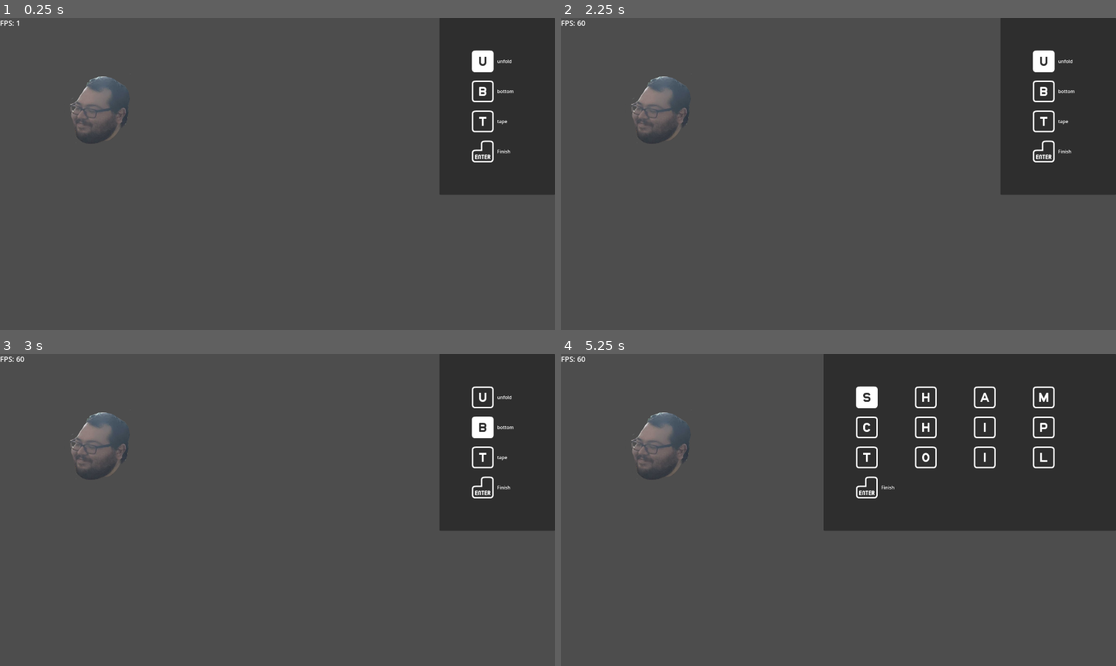
Above: before the commit, frames 1-4 (two rows, left to right).
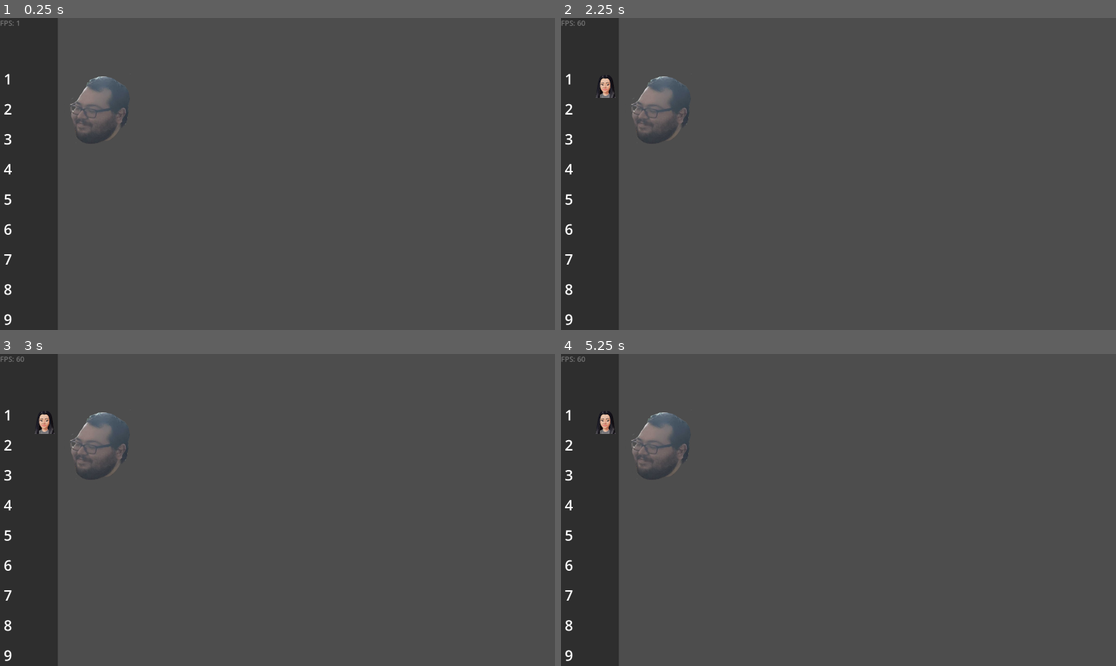
Above: after the commit, the same moments.

Repository: gabeochoa/prime_pressure
Game: Godot game, scene res://scenes/levels/level.tscn
Same seed, same stepped clock (60 frames per second), same inputs: the game is played once before the commit and once after it.
Inputs (mouse positions are in pixels of both pictures, inside the frame that each line leads up to):
- Up to frame 1 (0.25 s): no input
- Up to frame 2 (2.25 s): tap Enter at 0.5, 0.6 s; move the mouse to (882, 127) at 0.52 s; click (882, 127) at 0.67 s; move the mouse to (1060, 61) at 1.27 s; hold A 1.28-2.03 s; tap F at 1.35 s; click (1060, 61) at 1.42 s; tap Space at 2 s; move the mouse to (1060, 92) at 2.02 s; tap Z at 2.1 s; click (1060, 92) at 2.17 s
- Up to frame 3 (3 s): tap Enter at 2.75 s; move the mouse to (499, 456) at 2.77 s; tap U at 2.85 s; click (499, 456) at 2.92 s
- Up to frame 4 (5.25 s): tap Space at 3.5, 5 s; move the mouse to (1060, 397) at 3.52 s; hold A from 3.53 s (still down); tap B at 3.6 s; click (1060, 397) at 3.67 s; tap Enter at 4.25, 5.1 s; tap T at 4.35 s; click (1060, 397) at 4.42 s; click (1060, 397) at 5.17 s

The runs differ from the first frame. In frame 1, 22% of the frame differs, in the area x 0-100%, y 0-100%; in frame 2, 22%; in frame 3, 22%; in frame 4, 40%.

Commit message:
add order queue

Diff:
--- a/order_data.gd
+++ /dev/null
@@ -1,60 +0,0 @@
-class_name OrderData
-
-enum State {
-	New,
-	Procure,
-	Pack,
-	Ship,
-}
-
-enum ItemType {
-	Shampoo,
-	Chips,
-	ToiletPaper
-}
-
-static var items: Dictionary = {
-	ItemType.Shampoo: {
-		"en_name": "Shampoo",
-		"keys": "SHAM"
-	},
-	ItemType.Chips: {
-		"en_name": "Chips",
-		"keys": "CHIP"
-	},
-	ItemType.ToiletPaper: {
-		"en_name": "Toilet Paper",
-		"keys": "TOIL"
-	}
-}
-
-class Item:
-	var type: ItemType
-	var amount: int
-
-	func set_type(t: ItemType):
-		type = t
-		return self
-
-	func set_amount(amt: int):
-		amount = amt
-		return self
-
-var order_items: Array[Item]
-
-func get_items():
-	return order_items
-
-func set_items(items: Array[Item]) -> OrderData:
-	order_items = items
-	return self
-
-
-static func make_example_order() -> OrderData:
-	var example_order: Array[Item]= [
-		Item.new().set_type(ItemType.Shampoo).set_amount(1),
-		Item.new().set_type(ItemType.Chips).set_amount(2),
-		Item.new().set_type(ItemType.ToiletPaper).set_amount(10)
-	]
-	example_order.shuffle()
-	return OrderData.new().set_items(example_order)
--- a/scenes/levels/level.tscn
+++ b/scenes/levels/level.tscn
@@ -1,10 +1,12 @@
-[gd_scene load_steps=6 format=3 uid="uid://is7vjtxo3drv"]
+[gd_scene load_steps=8 format=3 uid="uid://is7vjtxo3drv"]
 
 [ext_resource type="Script" path="res://scripts/level.gd" id="1_sc7le"]
 [ext_resource type="Script" path="res://scripts/sophie.gd" id="2_2k81c"]
 [ext_resource type="PackedScene" uid="uid://b5o3tgfdgtldw" path="res://scenes/player.tscn" id="2_el2g4"]
 [ext_resource type="PackedScene" uid="uid://dphqnxcitwuq3" path="res://scenes/levels/fps_layer.tscn" id="5_70lhp"]
+[ext_resource type="PackedScene" uid="uid://drggxaxtuv255" path="res://scenes/order_queue_item.tscn" id="6_bo4rf"]
 [ext_resource type="PackedScene" uid="uid://2ewk74lau0jq" path="res://scenes/action_label.tscn" id="7_0c7d6"]
+[ext_resource type="PackedScene" uid="uid://bkh8fae2gm2hs" path="res://scenes/top_spacer.tscn" id="7_8tg4x"]
 
 [node name="Level" type="Node2D"]
 script = ExtResource("1_sc7le")
@@ -15,6 +17,12 @@
 [node name="sophie" type="Node2D" parent="."]
 script = ExtResource("2_2k81c")
 action_label_scene = ExtResource("7_0c7d6")
+order_queue_item_scene = ExtResource("6_bo4rf")
+order_queue_top_spacer_scene = ExtResource("7_8tg4x")
+
+[node name="Timer" type="Timer" parent="sophie"]
+wait_time = 2.0
+one_shot = true
 
 [node name="CanvasLayer" type="CanvasLayer" parent="."]
 
@@ -56,3 +64,21 @@
 layout_mode = 2
 size_flags_horizontal = 8
 size_flags_vertical = 4
+
+[node name="VBoxContainer2" type="VBoxContainer" parent="CanvasLayer"]
+custom_minimum_size = Vector2(200, 200)
+anchors_preset = 9
+anchor_bottom = 1.0
+grow_vertical = 2
+size_flags_horizontal = 0
+size_flags_vertical = 3
+
+[node name="PanelContainer" type="PanelContainer" parent="CanvasLayer/VBoxContainer2"]
+layout_mode = 2
+size_flags_vertical = 3
+
+[node name="OrderQueueGrid" type="GridContainer" parent="CanvasLayer/VBoxContainer2/PanelContainer"]
+unique_name_in_owner = true
+layout_mode = 2
+
+[connection signal="timeout" from="sophie/Timer" to="sophie" method="_on_timer_timeout"]
--- /dev/null
+++ b/scenes/order_queue_item.gd
@@ -0,0 +1,29 @@
+class_name OrderQueueItem extends Control
+
+@onready var action_label = %ActionLabel
+@onready var state_icon = %StateIcon
+
+
+var label: String = ""
+var icon: Texture2D= null
+
+func with_data(name: String, label: String, icon: Texture2D) -> OrderQueueItem :
+	self.name = name
+	self.label = label
+	self.icon= icon
+	return self
+
+# Called when the node enters the scene tree for the first time.
+func _ready():
+	update_ui()
+
+func update_ui():
+	#print("update action label ui ", data.name)
+	set_custom_minimum_size(Vector2(200, 100))
+	if icon != null:
+		state_icon.add_image(icon, 100, 100)
+	action_label.add_text(label)
+
+# Called every frame. 'delta' is the elapsed time since the previous frame.
+func _process(_delta):
+	pass
--- /dev/null
+++ b/scenes/order_queue_item.tscn
@@ -0,0 +1,35 @@
+[gd_scene load_steps=3 format=3 uid="uid://drggxaxtuv255"]
+
+[ext_resource type="Script" path="res://scenes/order_queue_item.gd" id="1_7li84"]
+
+[sub_resource type="Theme" id="Theme_yl7jh"]
+
+[node name="OrderQueueItem" type="Control"]
+custom_minimum_size = Vector2(2.08165e-12, 100)
+layout_mode = 3
+anchors_preset = 0
+size_flags_horizontal = 3
+size_flags_vertical = 0
+script = ExtResource("1_7li84")
+
+[node name="HBoxContainer" type="HBoxContainer" parent="."]
+layout_mode = 1
+anchors_preset = 15
+anchor_right = 1.0
+anchor_bottom = 1.0
+grow_horizontal = 2
+grow_vertical = 2
+
+[node name="ActionLabel" type="RichTextLabel" parent="HBoxContainer"]
+unique_name_in_owner = true
+layout_mode = 2
+size_flags_horizontal = 3
+theme = SubResource("Theme_yl7jh")
+theme_override_font_sizes/normal_font_size = 50
+bbcode_enabled = true
+text = " "
+
+[node name="StateIcon" type="RichTextLabel" parent="HBoxContainer"]
+unique_name_in_owner = true
+layout_mode = 2
+size_flags_horizontal = 3
--- /dev/null
+++ b/scenes/top_spacer.tscn
@@ -0,0 +1,7 @@
+[gd_scene format=3 uid="uid://bkh8fae2gm2hs"]
+
+[node name="Top Spacer" type="Control"]
+custom_minimum_size = Vector2(100, 200)
+layout_mode = 3
+anchors_preset = 0
+size_flags_horizontal = 3
--- a/scripts/order_data.gd
+++ b/scripts/order_data.gd
@@ -40,7 +40,13 @@
 		amount = amt
 		return self
 
+var queue_position: int = -1
+var state: State = State.New
 var order_items: Array[Item]
+
+func update_state(new_state: State):
+	state = new_state
+	return self
 
 func get_items():
 	return order_items
@@ -50,10 +56,18 @@
 	return self
 
 
-static func make_example_order() -> OrderData:
+static func make_example_order() -> Array[Item]:
 	var example_order: Array[Item]= [
 		Item.new().set_type(ItemType.Shampoo).set_amount(1),
 		Item.new().set_type(ItemType.Chips).set_amount(2),
 		Item.new().set_type(ItemType.ToiletPaper).set_amount(10)
 	]
-	return OrderData.new().set_items(example_order)
+	example_order.shuffle()
+	return example_order
+
+static func make_new_order() -> OrderData:
+	return (
+		OrderData.new()
+		.set_items(OrderData.make_example_order())
+		.update_state(State.New)
+	)
--- a/scripts/order_screen.gd
+++ b/scripts/procure_screen.gd
@@ -1,4 +1,4 @@
-class_name OrderScreen extends SequentialScreen
+class_name ProcureScreen extends SequentialScreen
 
 class OrderLetter extends ActionListener:
 	func _init(parent:String, key: Key):
--- a/scripts/sophie.gd
+++ b/scripts/sophie.gd
@@ -1,13 +1,16 @@
 extends Node2D
 
 
-var screens: Array = [
-	BoxScreen.new(),
-	OrderScreen.new(OrderData.make_example_order()),
-]
+@export var action_label_scene: PackedScene
+@export var order_queue_item_scene: PackedScene
+@export var order_queue_top_spacer_scene: PackedScene
 
-@export var action_label_scene: PackedScene
 @onready var screen_container: GridContainer =  %GridContainer
+@onready var order_queue_grid = %OrderQueueGrid
+
+@onready var timer: Timer = $Timer
+
+var screens: Array[Screen] = []
 
 # this cant be Array[Screen] because godot deletes the inner type idk
 func get_active_screens() -> Array:
@@ -17,6 +20,8 @@
 	ActionManager.instance().reset_count()
 
 	InputSwitchHandler.instance().update_if_switched_input_type(event)
+
+	if !screens.size(): return
 
 	var screen = get_active_screens()[0]
 	if screen == null: return
@@ -76,6 +81,82 @@
 			),
 	)
 
+
+var queue_dirty: bool =  true
+var queue_slots: Array[OrderData] = [
+	null,
+	null,
+	null,
+	null,
+	null,
+	null,
+	null,
+	null,
+	null,
+]
+
+func gen_order_queue_item(index: int, order_in_slot: OrderData) :
+	var image: Texture2D = null;
+	if order_in_slot != null:
+		match order_in_slot.state:
+			OrderData.State.New:
+				image = load("res://graphics/character_efb_mug.png")
+			OrderData.State.Procure:
+				image = load("res://graphics/character_efb_mug.png")
+			OrderData.State.Pack:
+				image = load("res://graphics/character_efb_mug.png")
+			OrderData.State.Ship:
+				image = load("res://graphics/character_efb_mug.png")
+	var order_ui_item = order_queue_item_scene.instantiate().with_data(
+		"order_queue_item_%s" % [index],
+		str(index+1),
+		image,
+	)
+	return order_ui_item
+
+func render_order_queue():
+	var children = order_queue_grid.get_children()
+
+	if !queue_dirty: return
+	queue_dirty = false
+
+	for child in children:
+		child.queue_free()
+
+
+	var new_children = []
+	# TODO make global for max orders
+	for i in range(0, queue_slots.size()):
+		var slot = queue_slots[i]
+		new_children.append(gen_order_queue_item(i, slot))
+
+	order_queue_grid.add_child(order_queue_top_spacer_scene.instantiate())
+
+	for child in new_children:
+		order_queue_grid.add_child(child)
+
+func _ready():
+	timer.start()
+
 func _process(_delta):
+	render_order_queue()
 	render_actions()
 	pass
+
+func find_empty_queue_slot() -> int:
+	for i in range(0, queue_slots.size()):
+		if queue_slots[i] == null:
+			return i
+	return -1
+
+func _on_timer_timeout():
+	var next_slot = find_empty_queue_slot()
+	if next_slot == -1:
+		print("No empty queue slots, you lose buddy")
+		return
+
+	var order = OrderData.make_new_order()
+	order.queue_position = next_slot
+	queue_slots[next_slot] = order
+	queue_dirty = true
+	print("Added order into queue at slot ", next_slot)
